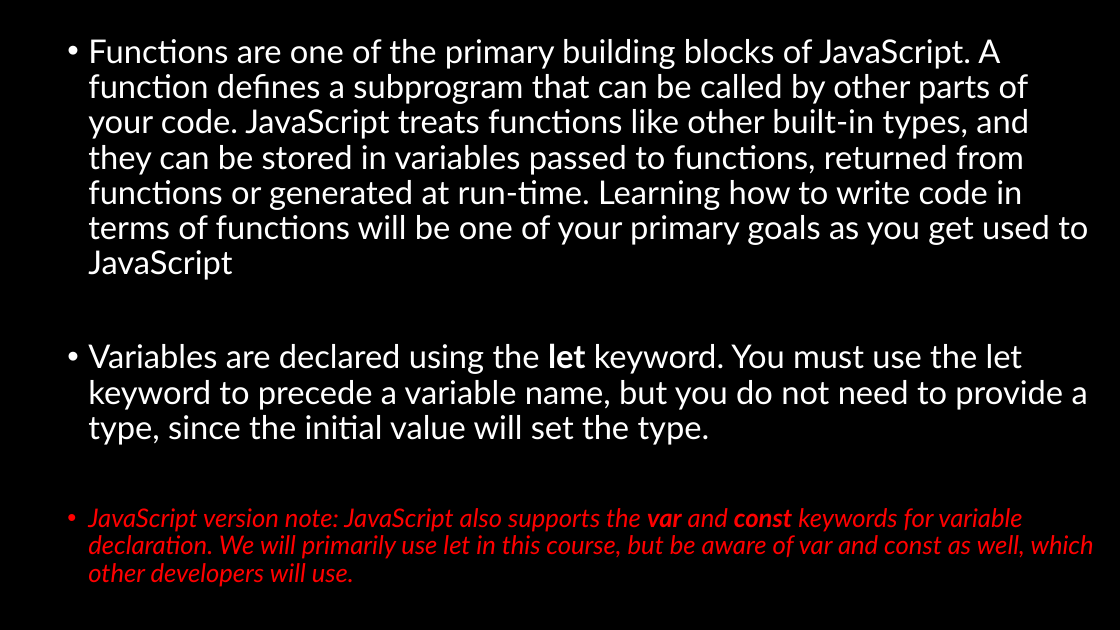
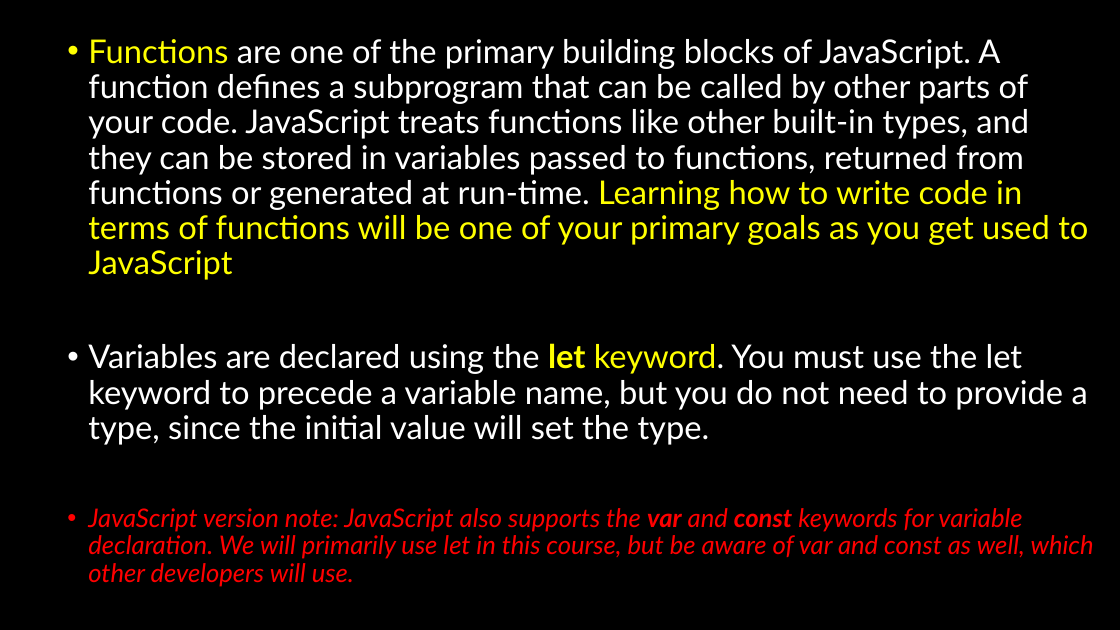
Before and after one commit to natiquekeyin/spring2025, a slide deck: slide 12 of JavaScript/Week1/Week 1.pptx. Drawn at 1120x630 pixels with LibreOffice and Linux fonts; fonts in the diff are those of the drawing. Boxes give left, top, right and bottom in pixels: in the first picture for what was removed or moved away, otherwise in the second. Text is boxed around its words. In the diff, an @@ line names an element or a change of style, - is before the commit and + after.

```diff
--- a/JavaScript/Week1/Week 1.pptx
+++ b/JavaScript/Week1/Week 1.pptx
@@ text at (x1=88, y1=39, x2=1088, y2=445): text colour #FFFFFF to #FFFF00 in "Functions Learning how to write code in ...", "let keyword." @@
```
Also in this commit, not shown: 3 other slides changed, 1 slide removed, 1 other file.
